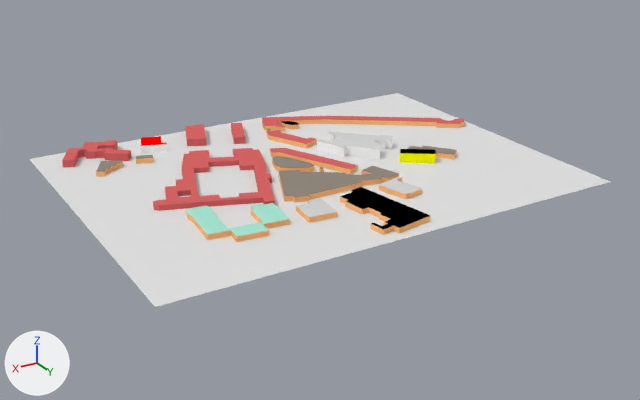
The Blender file image_objects/kth_campus.blend, before and after one commit.
Both versions are drawn from a 50 mm lens placed at (453.0, 850.0, 373.0), pointed at (-26.0, 52.0, -26.0). Arrows for +X, +Y and +Z are at lower left; the lights stay in place.

Before the edit, the objects in view are built like this:
```python
me_map_3_osm_buildings = bpy.data.meshes.new('map_3.osm_buildings')
me_map_3_osm_buildings.from_pydata(...)  # 666 vertices, 358 faces; spans x -292.0..212.0, y -179.0..216.0, z 0.0..15.0
me_map_3_osm_buildings.materials.append(mat_firebrick)  # red #da6666
me_map_3_osm_buildings.materials.append(mat_white)  # white #ffffff
me_map_3_osm_buildings.materials.append(mat_darkgray)  # light grey #d5d5d5
me_map_3_osm_buildings.materials.append(mat_wall)  # orange #ffbc7c
me_map_3_osm_buildings.materials.append(mat_mediumaquamarine)  # green #aae8d5
me_map_3_osm_buildings.materials.append(mat_roof)  # grey #93897e
me_map_3_osm_buildings.materials.append(mat_red)  # red #ff0000
me_map_3_osm_buildings.materials.append(mat_yellow)  # yellow #ffff00
me_map_3_osm_buildings.materials.append(mat_black)  # black #000000
me_plane_001 = bpy.data.meshes.new('Plane.001')
me_plane_001.from_pydata([(-309.0, -211.0, 0.0), (250.0, -211.0, 0.0), (-309.0, 282.0, 0.0), (250.0, 282.0, 0.0)], [], [(0, 1, 3, 2)])
ob_map_3_osm_buildings = bpy.data.objects.new('map_3.osm_buildings', me_map_3_osm_buildings)
ob_map_3_osm_buildings.parent = ob_map_3_osm
ob_map_3_osm_buildings.location = (0.0, 0.0, 0.0)
ob_plane = bpy.data.objects.new('Plane', me_plane_001)
ob_plane.location = (-1.7, -5.8, 0.0)
ob_plane.scale = (0.964, 0.828, 1.0)
```
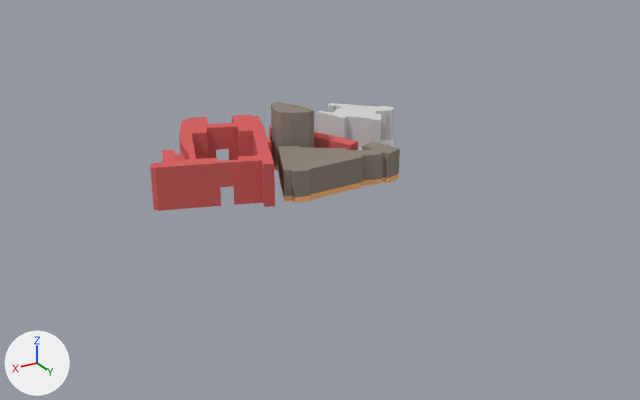
Commit message: File with taller buildings and without the plane

The change, as a list of edits to the scene's bpy script:
```text
Change me_map_3_osm_buildings:
    used by ob_map_3_osm_buildings; parent = ob_map_3_osm; location = (0.0, 0.0, 0.0)
    remove me_map_3_osm_buildings.from_pydata(...)  # 666 vertices, 358 faces; spans x -292.0..212.0, y -179.0..216.0, z 0.0..15.0
    add me_map_3_osm_buildings.from_pydata(...)  # 1083 vertices, 831 faces; spans x -161.0..166.0, y -92.0..103.0, z 0.0..72.0
    me_map_3_osm_buildings part 1: 15 loose pieces with 348 vertices, spanning x -292.0..212.0, y -179.0..216.0, z 0.0..15.0, are deleted
    me_map_3_osm_buildings part 2: 7 vertices moved from x 45.0..91.0, y -52.0..61.0, z 0.0..6.0 to x 32.0..102.0, y -59.0..65.0, z 0.0..21.0; 53 vertices removed from x 50.0..149.0, y -40.0..155.0, z 0.0..6.0; 818 vertices added at x -161.0..166.0, y -92.0..103.0, z 0.0..72.0
    remove me_map_3_osm_buildings.materials.append(mat_mediumaquamarine)  # green #aae8d5
    remove me_map_3_osm_buildings.materials.append(mat_red)  # red #ff0000
    remove me_map_3_osm_buildings.materials.append(mat_yellow)  # yellow #ffff00
    remove me_map_3_osm_buildings.materials.append(mat_black)  # black #000000
Remove ob_plane:
    ob_plane = bpy.data.objects.new('Plane', me_plane_001)
    ob_plane.location = (-1.7, -5.8, 0.0)
    ob_plane.scale = (0.964, 0.828, 1.0)
```

Where the change shows, as pixel boxes [x1, y1, x2, y2] in the pictures (640 x 400 px):
'Plane', deleted: before [30, 93, 610, 307]
'map_3.osm_buildings', reshaped (38% narrower, 13% shorter): before [62, 116, 465, 242]; after [150, 102, 400, 211]
part 1 of me_map_3_osm_buildings, deleted: before [62, 116, 465, 235]
part 2 of me_map_3_osm_buildings, built on: before [153, 148, 290, 242]; after [150, 102, 400, 211]
